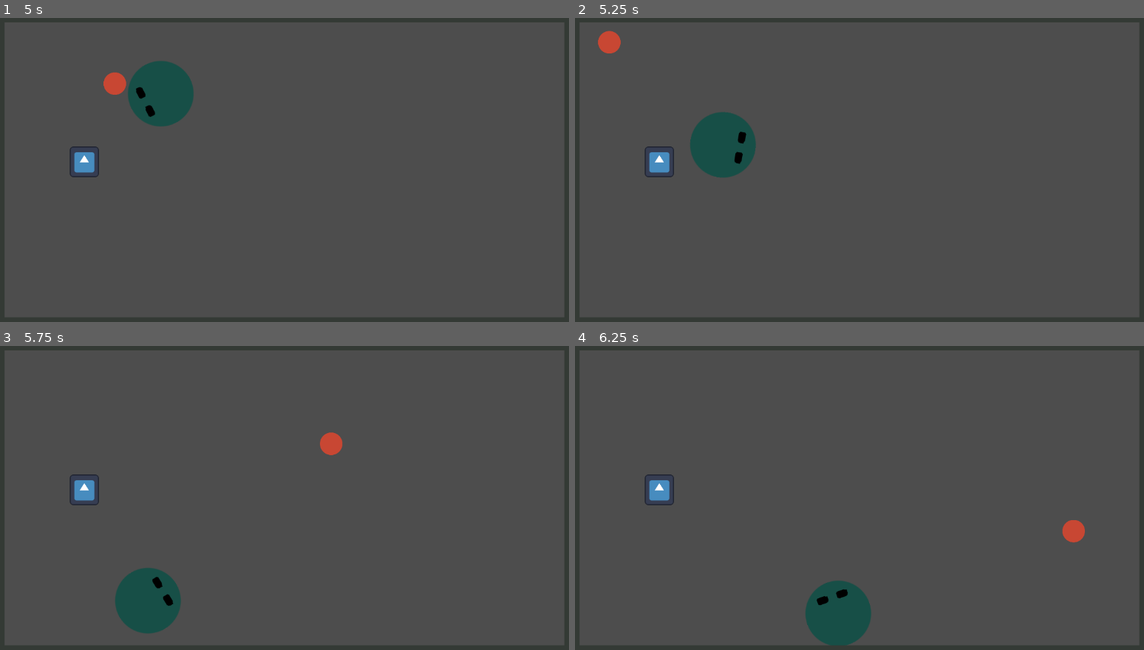
Above: before the commit, frames 1-4 (two rows, left to right).
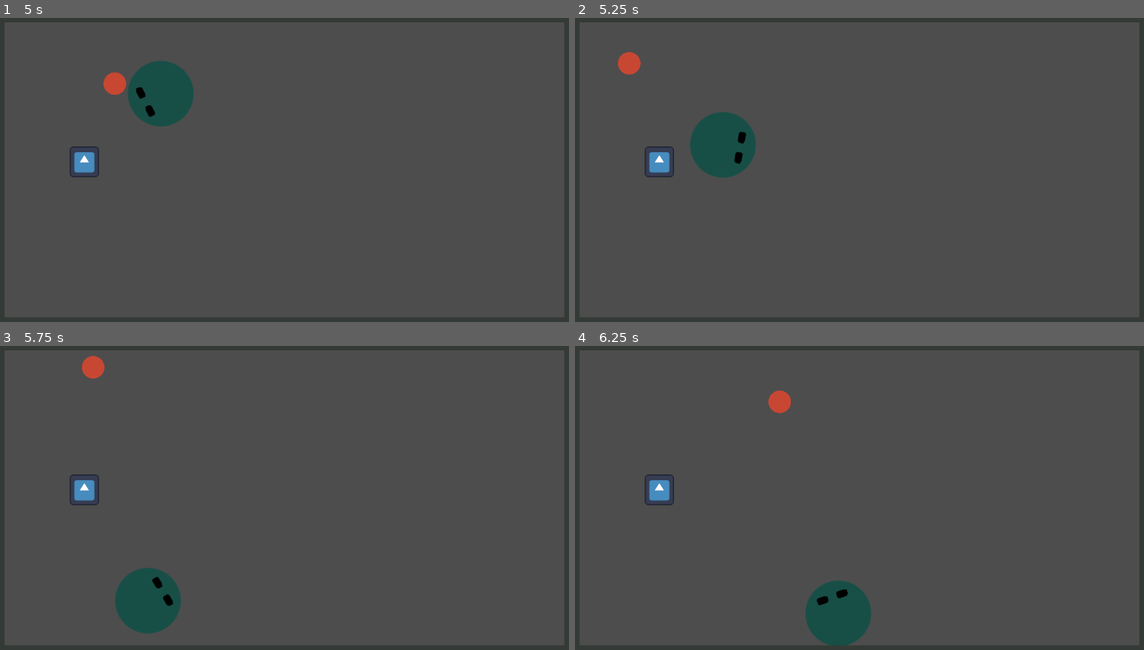
Above: after the commit, the same moments.

Repository: ArcticGizmo/dodgeball
Game: Godot game, scene res://scenes/levels/level.tscn
Two runs of this game, one before a commit and one after it. Both use one fixed random seed, a clock stepped at 60 frames per second and the inputs below. The engine's default icon, where the game draws it, is replaced by a stand-in: a white triangle on a blue panel in a dark square.
Inputs (mouse positions are in pixels of both pictures, inside the frame that each line leads up to):
- Up to frame 1 (5 s): move the mouse to (409, 154) at 0.52 s; hold D (right) 0.53-1.28 s; right-click (409, 154) at 0.6 s; move the mouse to (165, 188) at 1.27 s; hold S (down) 1.28-2.03 s; right-click (165, 188) at 1.35 s; move the mouse to (341, 100) at 2.02 s; hold D (right) 2.03-2.78 s; right-click (341, 100) at 2.1 s; move the mouse to (250, 239) at 2.77 s; hold W (up) 2.78-3.53 s; right-click (250, 239) at 2.85 s; move the mouse to (460, 221) at 3.52 s; hold A (left) from 3.53 s (still down); right-click (460, 221) at 3.6 s; move the mouse to (102, 124) at 4.27 s; right-click (102, 124) at 4.35 s
- Up to frame 2 (5.25 s): move the mouse to (887, 173) at 5.02 s; release A (left) at 5.03 s; hold S (down) from 5.03 s (still down); right-click (887, 173) at 5.1 s
- Up to frame 3 (5.75 s): keep holding S (down)
- Up to frame 4 (6.25 s): move the mouse to (768, 418) at 5.77 s; release S (down) at 5.78 s; hold D (right) from 5.78 s (still down); right-click (768, 418) at 5.85 s

Frame 1 is identical in both runs. In frame 2, 0.5% of the frame differs, in the area x 4-12%, y 4-19%; in frame 3, 0.5%; in frame 4, 0.5%.

Commit message:
able to detect ball collisions and "reflect" them

Diff:
--- a/project.godot
+++ b/project.godot
@@ -58,3 +58,4 @@
 2d_physics/layer_1="player"
 2d_physics/layer_2="projectiles"
 2d_physics/layer_3="objects"
+2d_physics/layer_4="triggers"
--- a/scenes/player/player.gd
+++ b/scenes/player/player.gd
@@ -10,3 +10,18 @@
 
 	# Point towards mouse
 	look_at(get_global_mouse_position())
+
+	if Input.is_action_just_pressed("secondary"):
+		handle_catchable_projectile()
+		$CatchArea.get_overlapping_areas()
+
+func handle_catchable_projectile():
+	# TODO: might want to replace with enter/exit signals later on for performance
+	var bodies = $CatchArea.get_overlapping_bodies()
+	# TODO: filter the bodies by class type
+
+	if len(bodies) == 0:
+		return
+
+	var projectile = bodies[0] as RigidBody2D;
+	projectile.linear_velocity *= -1
--- a/scenes/player/player.tscn
+++ b/scenes/player/player.tscn
@@ -6,13 +6,26 @@
 [sub_resource type="CircleShape2D" id="CircleShape2D_3rsjb"]
 radius = 62.0
 
+[sub_resource type="RectangleShape2D" id="RectangleShape2D_uj1qj"]
+size = Vector2(110, 200)
+
 [node name="player" type="CharacterBody2D"]
 script = ExtResource("1_5yecs")
 
-[node name="CollisionShape2D" type="CollisionShape2D" parent="."]
+[node name="BodyCollisionShape" type="CollisionShape2D" parent="."]
 shape = SubResource("CircleShape2D_3rsjb")
 
-[node name="Sprite2D" type="Sprite2D" parent="CollisionShape2D"]
+[node name="Sprite2D" type="Sprite2D" parent="."]
 self_modulate = Color(0.0901961, 0.309804, 0.278431, 1)
 rotation = -1.5708
 texture = ExtResource("2_y77wv")
+
+[node name="CatchArea" type="Area2D" parent="."]
+collision_layer = 8
+collision_mask = 2
+
+[node name="CatchCollisionShape" type="CollisionShape2D" parent="CatchArea"]
+visibility_layer = 3
+position = Vector2(80, 0)
+shape = SubResource("RectangleShape2D_uj1qj")
+debug_color = Color(0.376471, 0.580392, 0.560784, 0.419608)
--- a/scenes/projectiles/ball.gd
+++ b/scenes/projectiles/ball.gd
@@ -1 +1,9 @@
 extends RigidBody2D
+
+@export var max_speed: int = 500
+
+func _process(_delta):
+
+	# limit max speed
+	if linear_velocity.length() > max_speed:
+		linear_velocity = linear_velocity.normalized() * max_speed
Not shown: 1 places in scenes/player/player.tscn that only renumber resources
